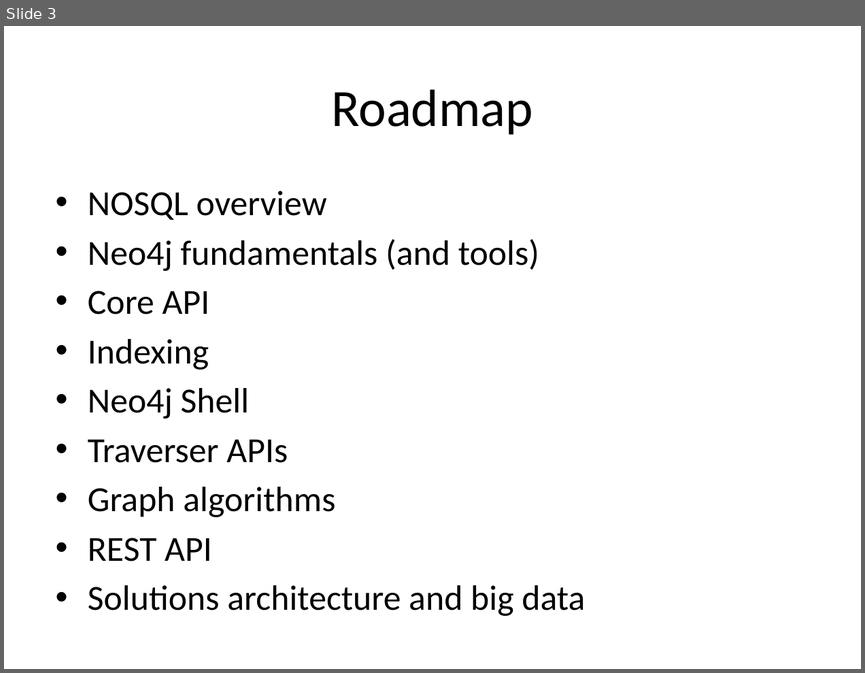
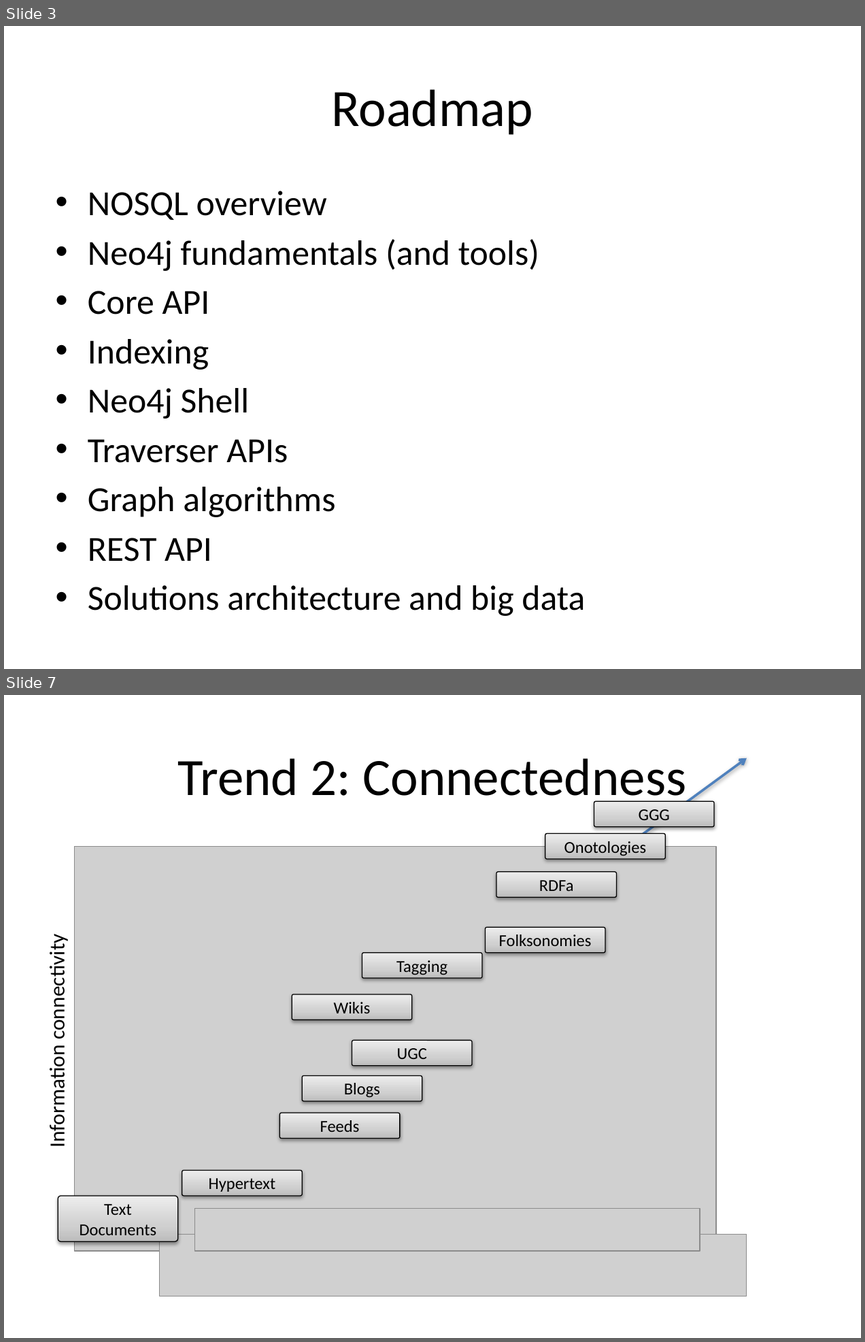
Before and after one commit to jimwebber/neo4j-tutorial, a slide deck: presentation/A Programmatic Introduction to Neo4j.pptx. Shown one above the other, each under a label of ours: slide 3 before the commit, slides 3 and 7 after it; the slides between them are not shown. The pictures are 865x673 and 865x1342 pixels, drawn with LibreOffice and Linux fonts; fonts in the diff are those of the drawing; grey boxes stand for pictures; background and template pictures are left out. Boxes give left, top, right and bottom in pixels: in the first picture for what was removed or moved away, otherwise in the second. Text is boxed around its words. In the diff, an @@ line names an element or a change of style, - is before the commit and + after.

```diff
--- a/presentation/A Programmatic Introduction to Neo4j.pptx
+++ b/presentation/A Programmatic Introduction to Neo4j.pptx
@@ slide 7 added at (x1=4, y1=695, x2=861, y2=1338), background #FFFFFF @@
@@ arrow added from (79, 1246) to (747, 758), #4F81BD 2 pt @@
@@ title added at (x1=177, y1=758, x2=687, y2=807), 44 pt, text #000000 @@
+Trend 2: Connectedness
@@ rounded rectangle added at (x1=594, y1=801, x2=715, y2=827), fill gradient #BDBDBD to #D1D1D1 to #EEEEEE, outline #000000 0.75 pt, 14 pt, text #000000 @@
+GGG
@@ rounded rectangle added at (x1=545, y1=834, x2=666, y2=860), fill gradient #BDBDBD to #D1D1D1 to #EEEEEE, outline #000000 0.75 pt, 14 pt, text #000000 @@
+Onotologies
@@ picture added at (x1=74, y1=846, x2=716, y2=1250) @@
@@ rounded rectangle added at (x1=496, y1=872, x2=617, y2=897), fill gradient #BDBDBD to #D1D1D1 to #EEEEEE, outline #000000 0.75 pt, 14 pt, text #000000 @@
+RDFa
@@ rounded rectangle added at (x1=485, y1=927, x2=606, y2=953), fill gradient #BDBDBD to #D1D1D1 to #EEEEEE, outline #000000 0.75 pt, 14 pt, text #000000 @@
+Folksonomies
@@ text added at (x1=44, y1=944, x2=70, y2=1144), 18 pt, text #000000 @@
+Information connectivity
@@ rounded rectangle added at (x1=362, y1=953, x2=482, y2=979), fill gradient #BDBDBD to #D1D1D1 to #EEEEEE, outline #000000 0.75 pt, 14 pt, text #000000 @@
+Tagging
@@ rounded rectangle added at (x1=292, y1=994, x2=412, y2=1020), fill gradient #BDBDBD to #D1D1D1 to #EEEEEE, outline #000000 0.75 pt, 14 pt, text #000000 @@
+Wikis
@@ rounded rectangle added at (x1=352, y1=1040, x2=472, y2=1066), fill gradient #BDBDBD to #D1D1D1 to #EEEEEE, outline #000000 0.75 pt, 14 pt, text #000000 @@
+UGC
@@ rounded rectangle added at (x1=302, y1=1075, x2=422, y2=1101), fill gradient #BDBDBD to #D1D1D1 to #EEEEEE, outline #000000 0.75 pt, 14 pt, text #000000 @@
+Blogs
@@ rounded rectangle added at (x1=280, y1=1113, x2=400, y2=1138), fill gradient #BDBDBD to #D1D1D1 to #EEEEEE, outline #000000 0.75 pt, 14 pt, text #000000 @@
+Feeds
@@ rounded rectangle added at (x1=182, y1=1170, x2=302, y2=1195), fill gradient #BDBDBD to #D1D1D1 to #EEEEEE, outline #000000 0.75 pt, 14 pt, text #000000 @@
+Hypertext
@@ rounded rectangle added at (x1=58, y1=1195, x2=178, y2=1241), fill gradient #BDBDBD to #D1D1D1 to #EEEEEE, outline #000000 0.75 pt, 14 pt, text #000000 @@
+Text Documents
@@ picture added at (x1=195, y1=1208, x2=700, y2=1250) @@
@@ picture added at (x1=159, y1=1234, x2=746, y2=1295) @@
```
Also in this commit, not shown: 6 other slides added.
